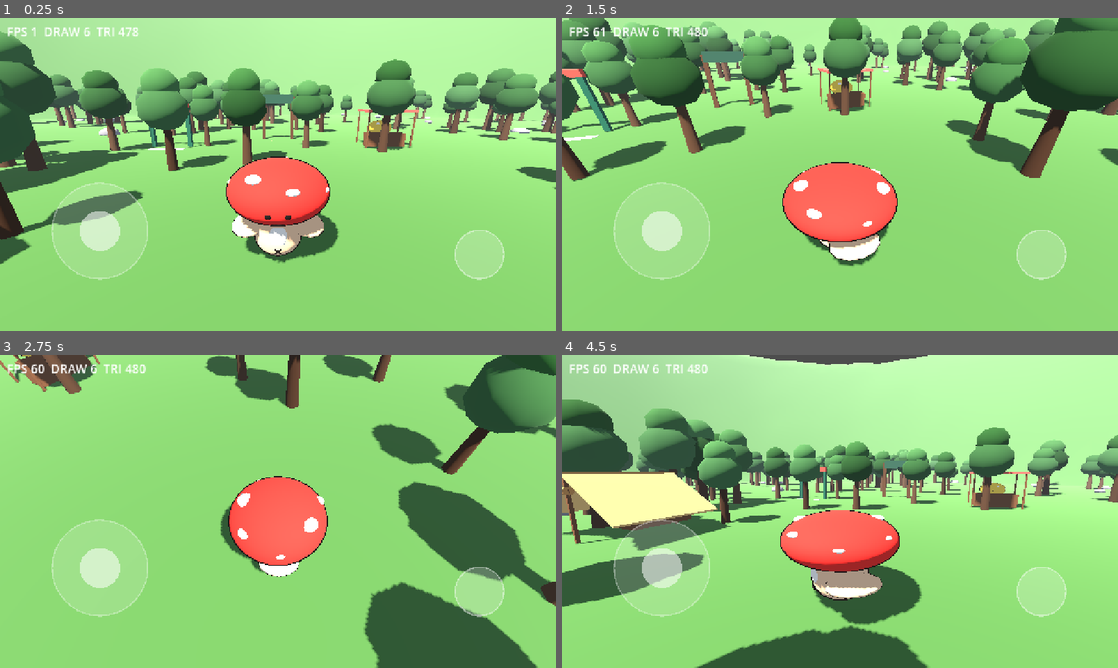
Above: before the commit, frames 1-4 (two rows, left to right).
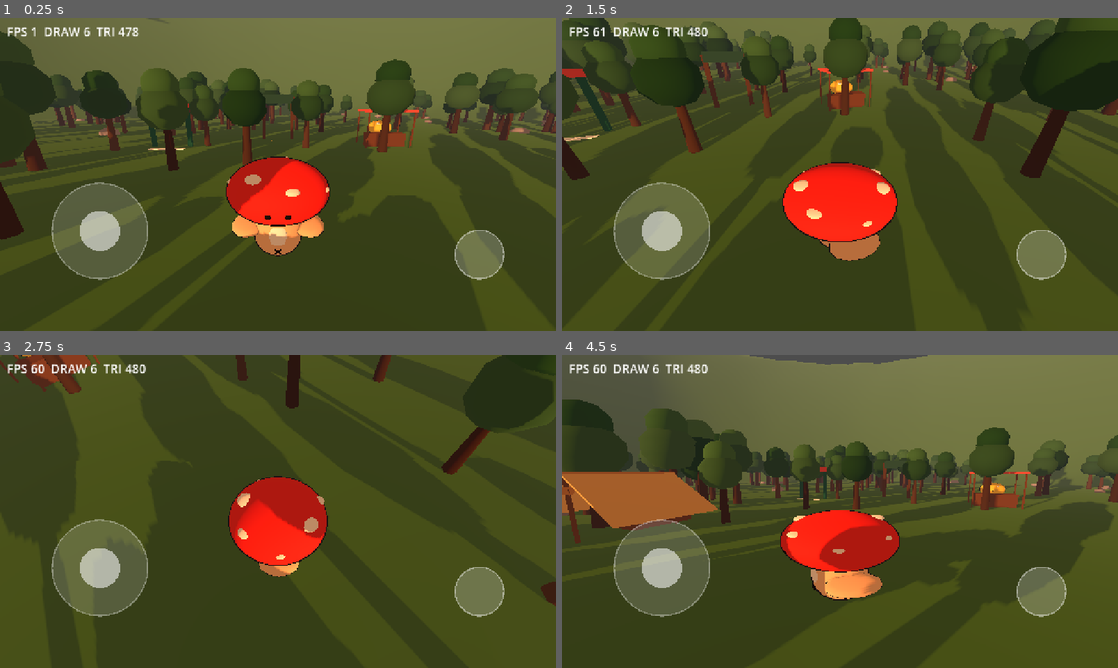
Above: after the commit, the same moments.

Repository: tuzkimo/fungi-party
Game: Godot game, scene res://game/main.tscn
Two runs of this game, one before a commit and one after it. Both use one fixed random seed, a clock stepped at 60 frames per second and the inputs below.
Inputs (mouse positions are in pixels of both pictures, inside the frame that each line leads up to):
- Up to frame 1 (0.25 s): no input
- Up to frame 2 (1.5 s): move the mouse to (962, 158) at 0.52 s; hold D (move_right) 0.53-1.25 s; hold Ctrl (orbit) 0.53-1.25 s; click (962, 158) at 0.67 s; tap Space (jump) at 0.77 s; drag from (728, 190) to (812, 237) at 1.27 s
- Up to frame 3 (2.75 s): move the mouse to (333, 442) at 2.02 s; hold D (move_right) from 2.03 s (still down); hold Ctrl (orbit) from 2.03 s (still down); click (333, 442) at 2.17 s
- Up to frame 4 (4.5 s): release D (move_right) at 2.75 s; release Ctrl (orbit) at 2.75 s; drag from (812, 574) to (673, 464) at 2.77 s; move the mouse to (1006, 558) at 3.52 s; hold A (move_left) 3.53-4.25 s; hold Ctrl (orbit) 3.53-4.25 s; click (1006, 558) at 3.67 s; tap Space (jump) at 3.77 s; drag from (673, 464) to (756, 433) at 4.27 s

The runs differ from the first frame. In frame 1, 98% of the frame differs, in the area x 0-100%, y 0-100%; in frame 2, 97%; in frame 3, 99%; in frame 4, 97%.

Commit message:
v3：天色改由体力驱动，帐篷里睡觉过夜

Diff:
--- a/game/config.gd
+++ b/game/config.gd
@@ -8,7 +8,6 @@
 const JUMP_HEIGHT := 1.5
 const AIR_CONTROL := 0.35
 const SQUASH_MAX := 0.2
-const DAY_LENGTH_SECONDS := 600.0
 const CAM_MIN_LENGTH := 1.2
 
 # v2 教室偷吃
--- a/game/ui/tent_panel.gd
+++ b/game/ui/tent_panel.gd
@@ -94,9 +94,10 @@
 
 func _process(_delta: float) -> void:
 	var tent := get_tree().get_first_node_in_group("tent") as Tent
-	var show_now: bool = tent != null and tent.player_inside
-	_root.visible = show_now
-	if show_now:
+	var day_loop := get_tree().get_first_node_in_group("day_loop") as DayLoop
+	var sleeping := day_loop != null and day_loop.sleeping
+	_root.visible = tent != null and tent.player_inside and not sleeping
+	if _root.visible:
 		_refresh()
 
 
@@ -111,7 +112,9 @@
 
 
 func _on_sleep() -> void:
-	print("TODO sleep")
+	var day_loop := get_tree().get_first_node_in_group("day_loop") as DayLoop
+	if day_loop != null:
+		day_loop.sleep()
 
 
 func _on_clothes() -> void:
--- /dev/null
+++ b/game/world/day_loop.gd
@@ -0,0 +1,128 @@
+class_name DayLoop
+extends Node
+
+## 森林侧唯一持有「今天」的地方：读存档、驱动天色、编排睡觉。
+## 小游戏场景不感知体力（扣费在它们自己的 _ready 里，切回森林重建时重新读）。
+
+signal changed
+
+const FADE_IN := 0.5      # 淡到黑
+const FADE_OUT := 0.7     # 黑到早上
+const LIE_SECONDS := 0.4  # 走到床前躺下
+const SUNSET_SECONDS := 1.2  # 见底后太阳压到落山的时长
+
+@export var daynight_path: NodePath
+
+var stamina := Config.STAMINA_MAX
+var meals := 0
+var day := 1
+var time_of_day := Config.MORNING_TIME
+var sleeping := false
+
+var _daynight: DayNight
+var _fade: ColorRect
+var _sunset := -1.0
+var _sunset_from := 0.0
+var _save_timer := 0.0
+
+
+func _ready() -> void:
+	add_to_group("day_loop")
+	_daynight = get_node_or_null(daynight_path) as DayNight
+	refresh()
+	_push_time()
+
+	var layer := CanvasLayer.new()
+	layer.name = "Fade"
+	layer.layer = 100
+	add_child(layer)
+	_fade = ColorRect.new()
+	_fade.name = "Black"
+	_fade.color = Color(0.02, 0.02, 0.03)
+	_fade.set_anchors_preset(Control.PRESET_FULL_RECT)
+	_fade.mouse_filter = Control.MOUSE_FILTER_IGNORE
+	_fade.modulate.a = 0.0
+	layer.add_child(_fade)
+
+
+func _process(delta: float) -> void:
+	if sleeping:
+		return
+
+	if Day.exhausted(stamina):
+		# 见底：太阳不再按体力算，压到落山后就停在那儿
+		if _sunset < 0.0:
+			_sunset = 0.0
+			_sunset_from = time_of_day
+		_sunset = minf(_sunset + delta, SUNSET_SECONDS)
+		time_of_day = maxf(time_of_day, lerpf(_sunset_from, Config.NIGHT_TIME, _sunset / SUNSET_SECONDS))
+	else:
+		_sunset = -1.0
+		time_of_day = Day.advance_time(time_of_day, stamina)
+	_push_time()
+
+	_save_timer += delta
+	if _save_timer >= Config.DAY_SAVE_INTERVAL:
+		_save_timer = 0.0
+		Save.set_day_time(time_of_day)
+
+
+## 体力可能被吃饭改掉：改动的面板负责调这里，不在这里轮询。
+## 天色拿存档里的水位当前提——不能用成员 time_of_day，那会把 0.71 盖回 0.28。
+func refresh() -> void:
+	var data := Save.read()
+	stamina = int(data["stamina"])
+	meals = int(data["meals"])
+	day = int(data["day"])
+	time_of_day = Day.advance_time(float(data["day_time"]), stamina)
+	_push_time()
+	changed.emit()
+
+
+func sleep() -> void:
+	if sleeping:
+		return
+	sleeping = true
+	changed.emit()
+
+	var player := get_tree().get_first_node_in_group("player") as Node3D
+	var tent := get_tree().get_first_node_in_group("tent") as Tent
+	var touch := get_tree().get_first_node_in_group("touch_controls") as CanvasItem
+	if touch != null:
+		touch.visible = false
+	if player != null and tent != null:
+		player.set_physics_process(false)
+		var tween := create_tween().set_parallel(true)
+		tween.tween_property(player, "global_position", tent.bed_global_position() + Vector3(0.0, 0.35, 0.0), LIE_SECONDS)
+		tween.tween_property(player, "rotation:z", -PI / 2.0, LIE_SECONDS)
+		await tween.finished
+
+	await get_tree().create_timer(0.3).timeout
+	await _fade_to(1.0, FADE_IN)
+
+	Save.rollover()
+	time_of_day = Config.MORNING_TIME
+	refresh()
+
+	if player != null and tent != null:
+		player.global_position = tent.global_position + Vector3(0.0, 0.3, 1.2)
+		player.rotation.z = 0.0
+		player.set_physics_process(true)
+	if touch != null:
+		touch.visible = true
+
+	await _fade_to(0.0, FADE_OUT)
+	sleeping = false
+	changed.emit()
+
+
+func _fade_to(alpha: float, seconds: float) -> void:
+	var tween := create_tween()
+	tween.tween_property(_fade, "modulate:a", alpha, seconds)
+	await tween.finished
+
+
+func _push_time() -> void:
+	if _daynight != null and absf(_daynight.time_of_day - time_of_day) > 0.0005:
+		_daynight.time_of_day = time_of_day
+		_daynight.apply()
--- a/game/world/daynight.gd
+++ b/game/world/daynight.gd
@@ -1,7 +1,7 @@
 class_name DayNight
 extends Node
 
-## 一天 = day_length_seconds 秒。0 午夜、0.25 日出、0.5 正午、0.75 日落。
+## 0 午夜、0.25 日出、0.5 正午、0.75 日落。时间由森林侧的 DayLoop 每帧写入。
 ## 角度与颜色都是纯函数，Node 部分只负责写进灯和环境。
 
 const NIGHT := Color(0.42, 0.48, 0.62)
@@ -20,7 +20,6 @@
 @export var sun_path: NodePath
 @export var environment_path: NodePath
 @export var time_of_day := 0.35
-@export var day_length_seconds := Config.DAY_LENGTH_SECONDS
 
 var _sun: DirectionalLight3D
 var _environment: Environment
@@ -75,17 +74,11 @@
 		_environment = world_environment.environment
 		if _environment != null and _environment.sky != null:
 			_sky = _environment.sky.sky_material as ProceduralSkyMaterial
-	_apply()
+	apply()
 
 
-func _process(delta: float) -> void:
-	if day_length_seconds <= 0.0:
-		return
-	time_of_day = fmod(time_of_day + delta / day_length_seconds, 1.0)
-	_apply()
-
-
-func _apply() -> void:
+## 外部改完 time_of_day 之后调它，把天色写进灯和环境。
+func apply() -> void:
 	var energy := DayNight.sun_energy(time_of_day)
 	if _sun != null:
 		_sun.rotation = DayNight.sun_rotation(time_of_day)
--- a/game/world/forest.tscn
+++ b/game/world/forest.tscn
@@ -9,6 +9,7 @@
 [ext_resource type="Script" path="res://game/world/start_gate.gd" id="7_gate"]
 [ext_resource type="Script" path="res://game/world/bomb_ring.gd" id="8_bomb"]
 [ext_resource type="Script" path="res://game/world/tent.gd" id="9_tent"]
+[ext_resource type="Script" path="res://game/world/day_loop.gd" id="10_day_loop"]
 
 [sub_resource type="ProceduralSkyMaterial" id="Sky_1"]
 sky_top_color = Color(0.33, 0.5, 0.78, 1)
@@ -72,3 +73,7 @@
 sun_path = NodePath("../Sun")
 environment_path = NodePath("../WorldEnvironment")
 time_of_day = 0.4
+
+[node name="DayLoop" type="Node" parent="."]
+script = ExtResource("10_day_loop")
+daynight_path = NodePath("../DayNight")
Not shown: 1 places in game/world/forest.tscn that only renumber resources
